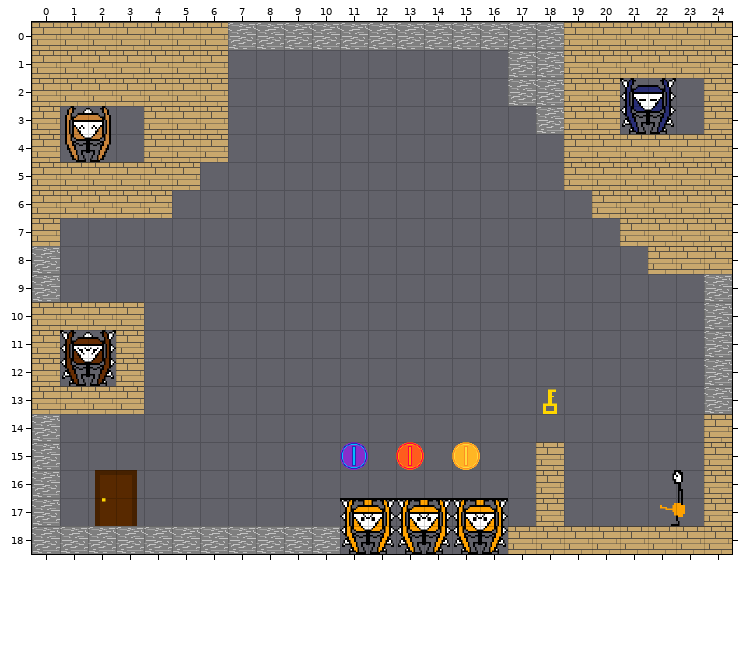
Two versions of a level (Tiled map, Code/resources/Salle0.tmx). Above is the file before it was changed.
Cells are 32x32 px. Shown: x 0..24, y 0..18.
New version:
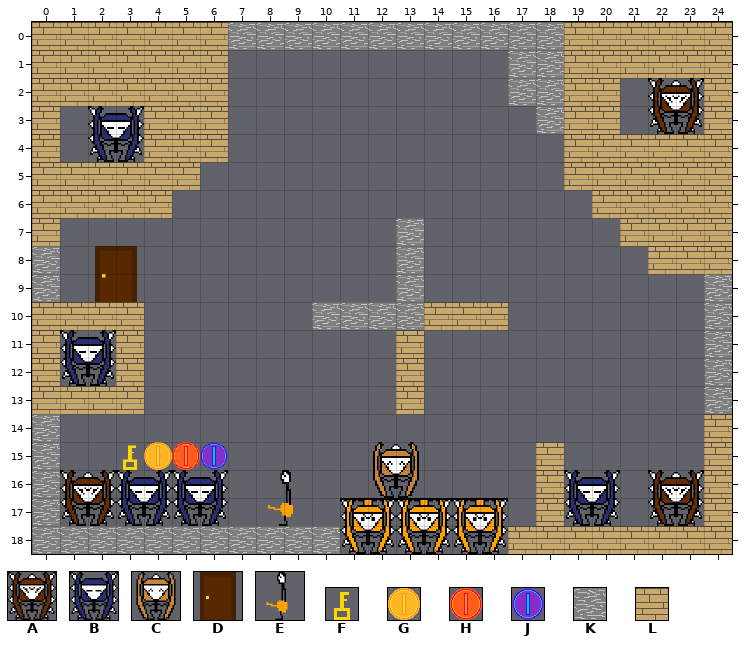
Key: from "EnnemiTile": A 0, B 1, C 2; from "GoalTile": D 0, E 1; from "PickUpTile": F 0, G 1, H 2, J 3; from "StaticTile": K 0, L 1.
_ is an empty cell.
The exact change:
Layer "Static":
The author put tile A in row 3 at x 22; in row 17 at x 1 and 22.
The author put tile B in row 4 at x 2; in row 12 at x 1; in row 17 at x 3, 5 and 19.
The author put tile C in row 16 at x 12.
The author put tile D in row 9 at x 2.
The author put tile E in row 17 at x 8.
The author put tile F in row 15 at x 3.
The author put tile G in row 15 at x 4.
The author put tile H in row 15 at x 5.
The author put tile J in row 15 at x 6.
The author put tile K in rows 7 to 9 at x 13; in row 10 at x 10 to 13.
The author put tile L in row 10 at x 14 to 16; in rows 11 to 13 at x 13.
Layer "PickUp" (removed):
The author cleared tile D in row 17 at x 2.
The author cleared tile F in row 13 at x 18.
The author cleared tile G in row 15 at x 15.
The author cleared tile H in row 15 at x 13.
The author cleared tile J in row 15 at x 11.
Layer "Ennemi" (removed):
The author cleared tile A in row 12 at x 1.
The author cleared tile B in row 3 at x 21.
The author cleared tile C in row 4 at x 1.
Layer "Joueur" (removed):
The author cleared tile E in row 17 at x 22.
